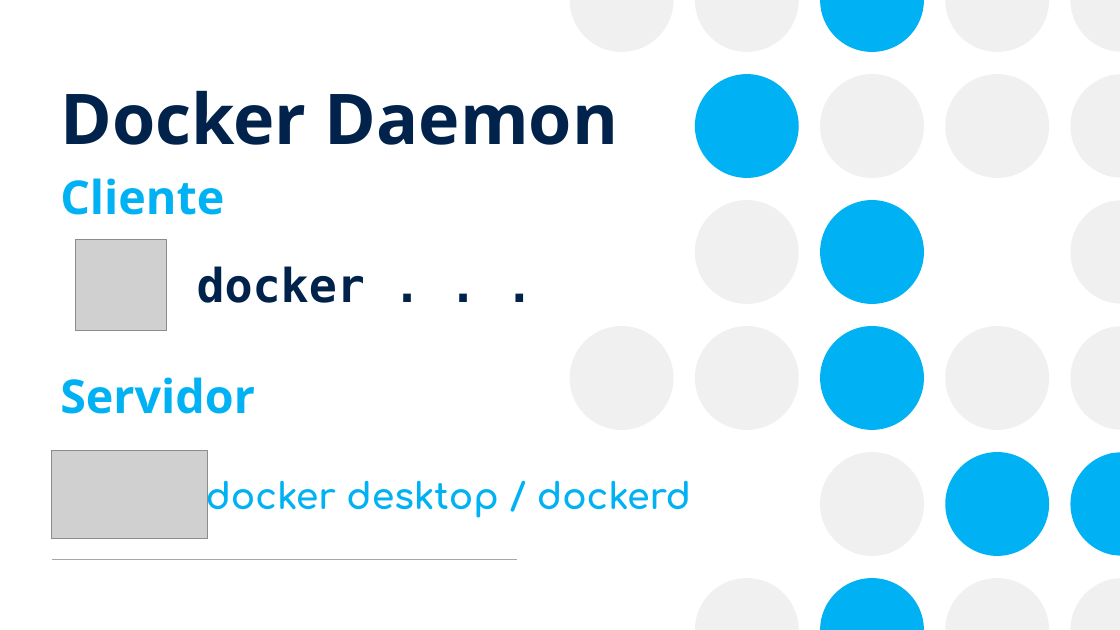
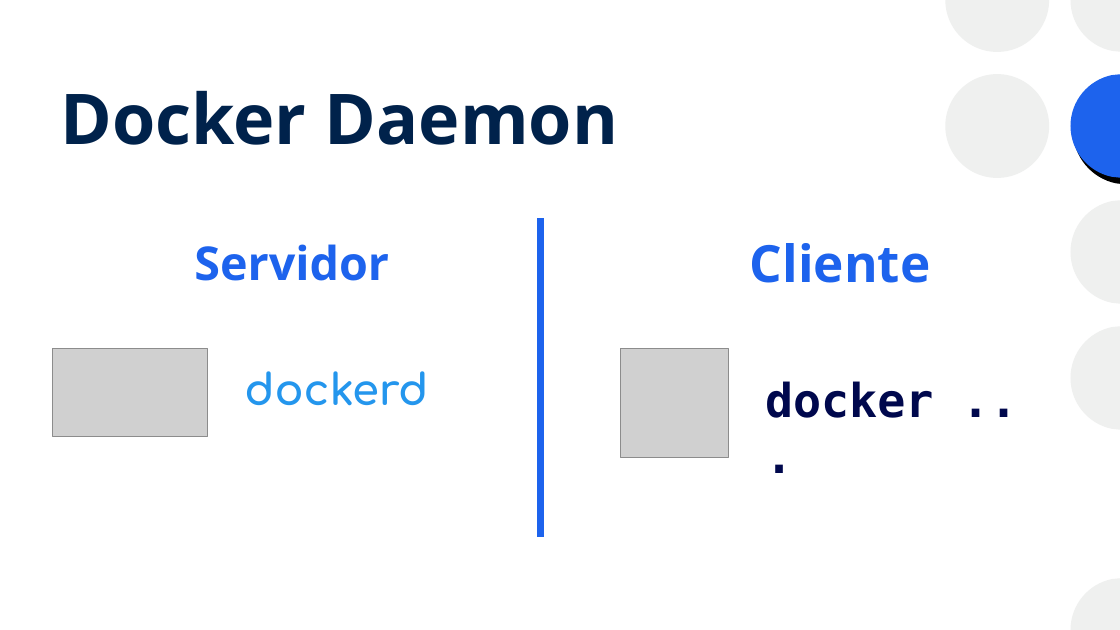
Before and after one commit to josanri/docker-workshop, a slide deck: slide 9 of Introducción a Docker.pptx (slide 8 before the commit). Drawn at 1120x630 pixels with LibreOffice and Linux fonts; fonts in the diff are those of the drawing; grey boxes stand for pictures. Boxes give left, top, right and bottom in pixels: in the first picture for what was removed or moved away, otherwise in the second. Text is boxed around its words. In the diff, an @@ line names an element or a change of style, - is before the commit and + after.

Commit message:
Updated design of presentation

```diff
--- a/Introducción a Docker.pptx
+++ b/Introducción a Docker.pptx
@@ freeform shape at (x1=1070, y1=74, x2=1120, y2=177): fill #EFF0EF to #1D63ED; shadow on @@
@@ picture removed at (x1=75, y1=239, x2=166, y2=331) @@
@@ text "Servidor" moved from (x1=60, y1=377, x2=255, y2=414) to (x1=194, y1=244, x2=389, y2=281) @@
@@ text "Servidor" at (x1=194, y1=244, x2=389, y2=281): text colour #00B2F3 to #1D63ED; alignment left to centre; more space between paragraphs; vertical alignment top to bottom @@
@@ line added from (541, 218) to (541, 537), #1D63ED 6 pt @@
@@ text "Cliente" moved from (x1=60, y1=178, x2=224, y2=215) to (x1=750, y1=243, x2=931, y2=283) @@
@@ text "Cliente" at (x1=750, y1=243, x2=931, y2=283): size 40 to 44 pt, text colour #00B2F3 to #1D63ED; alignment left to centre; more space between paragraphs; vertical alignment top to bottom @@
@@ picture moved from (x1=52, y1=450, x2=208, y2=539) to (x1=52, y1=348, x2=208, y2=436) @@
@@ picture added at (x1=620, y1=349, x2=728, y2=457) @@
@@ text added at (x1=244, y1=371, x2=428, y2=406), 37 pt, text #2496ED, bold @@
+dockerd
@@ text at (x1=765, y1=381, x2=933, y2=418): text changed; text colour #00224B to #00084D @@
-docker . . .
+docker ...
@@ text removed at (x1=206, y1=468, x2=691, y2=518) @@
-docker desktop / dockerd
@@ group removed at (x1=570, y1=0, x2=1120, y2=630): 10 ellipses, 7 freeform shapes @@
@@ line removed from (52, 560) to (518, 560) @@
```
Also in this commit, not shown: 74 other slides changed, 9 slides added, 8 slides removed, 1 other file.
